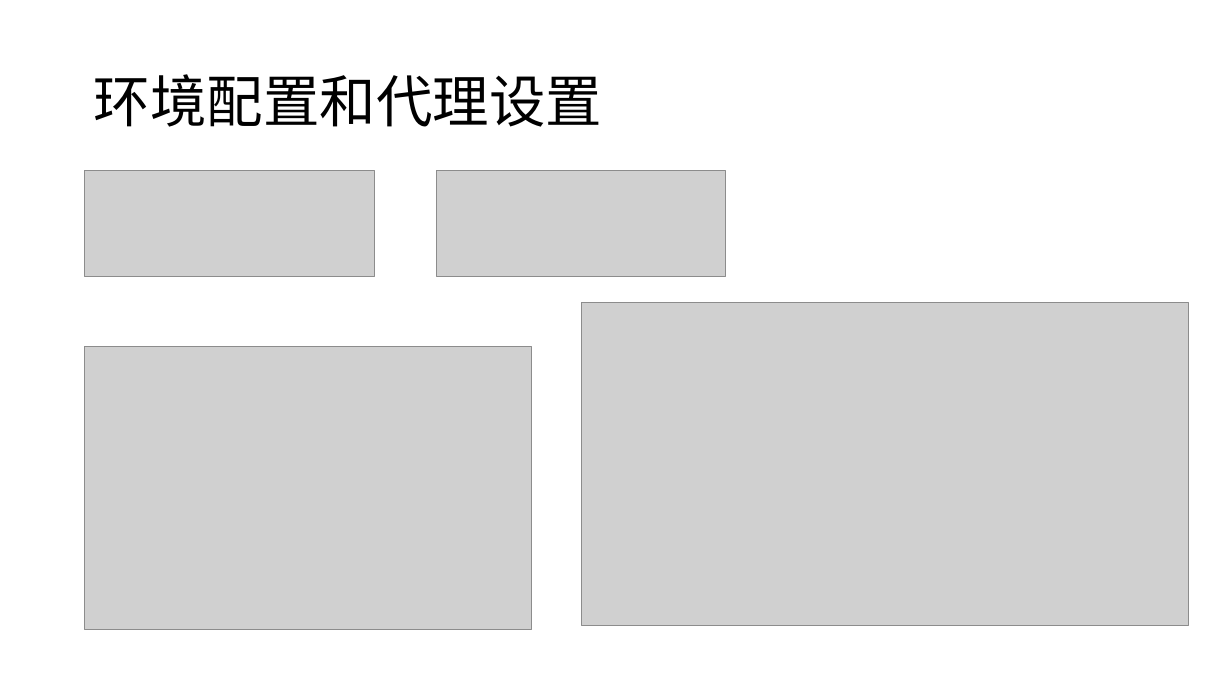
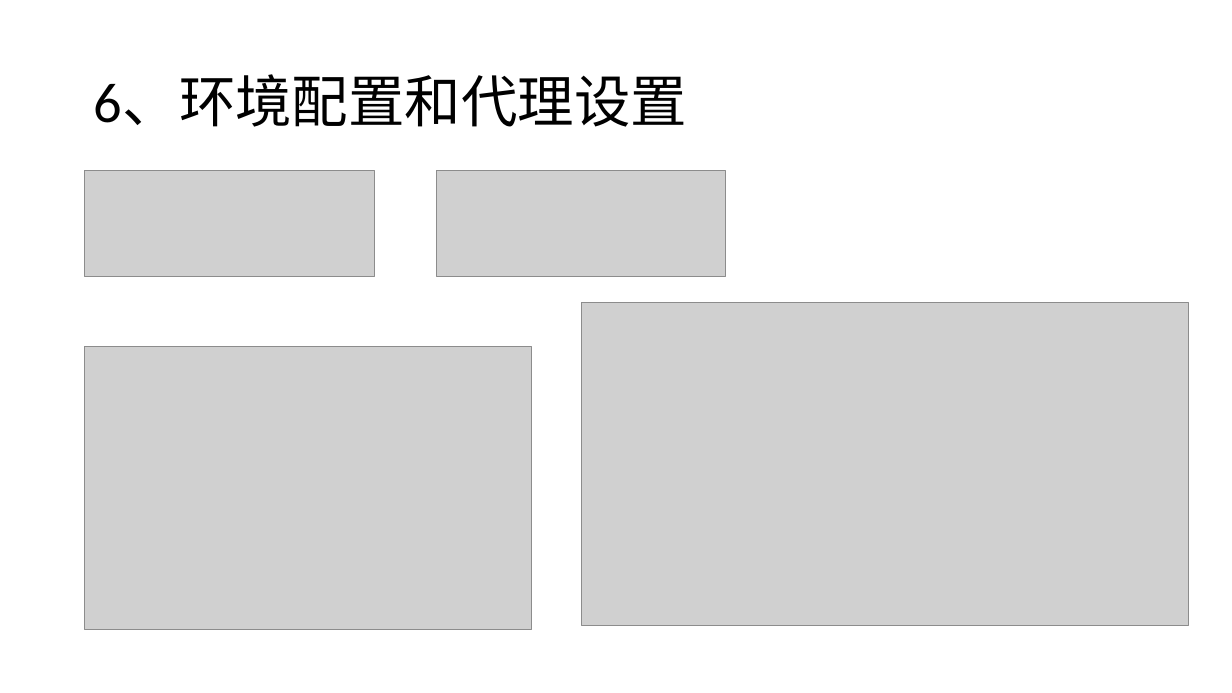
Before and after one commit to liwenxin-jam/vuecli3-starter, a slide deck: slide 15 of doc/vue-cli3.pptx (slide 9 before the commit). Drawn at 1232x693 pixels with LibreOffice and Linux fonts; fonts in the diff are those of the drawing; grey boxes stand for pictures. Boxes give left, top, right and bottom in pixels: in the first picture for what was removed or moved away, otherwise in the second. Text is boxed around its words. In the diff, an @@ line names an element or a change of style, - is before the commit and + after.

```diff
--- a/doc/vue-cli3.pptx
+++ b/doc/vue-cli3.pptx
@@ title at (94, 74, 687, 127): text changed @@
-环境配置和代理设置
+6、环境配置和代理设置
```
Also in this commit, not shown: 13 other slides changed, 3 slides added, 6 other files.
